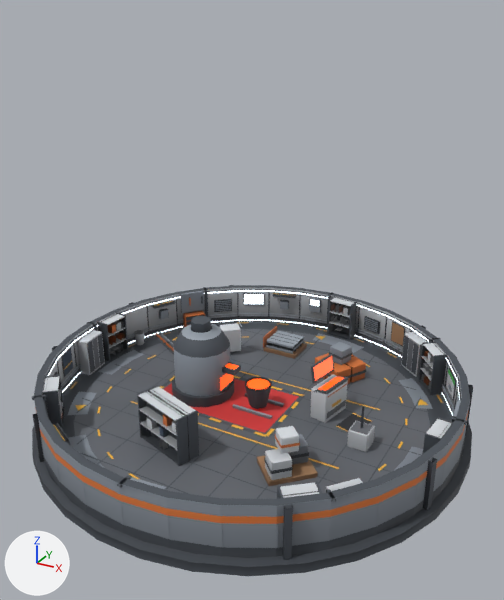
The glTF model assets/models/steel_mill_s_far.glb: old version first, new version second.
Both versions are drawn from a camera (50 mm lens) standing at (8.02, -14.57, 10.61) and looking at (0.26, -0.46, 3.56). Every picture has the same lights, and +X, +Y and +Z are marked at lower left. The first picture is the older version.

Names of what the first picture shows: 'Base', 'Interior'.
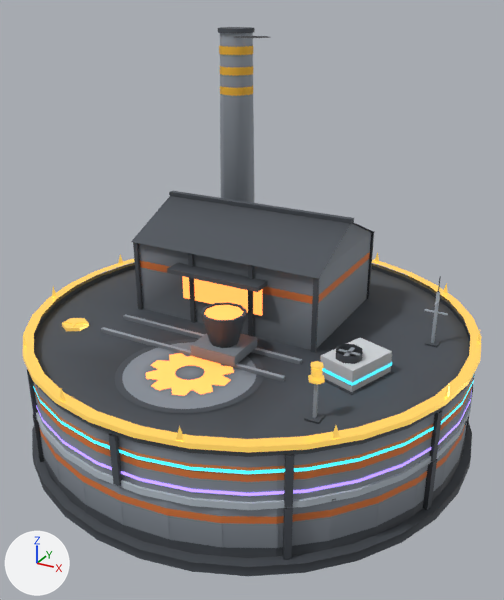
The change, as a diff of the scene's bpy script:
```diff
--- a/assets/models/steel_mill_s_far.glb.py
+++ b/assets/models/steel_mill_s_far.glb.py
@@ mat_neon_001 @@
+mat_neon_001 = bpy.data.materials.new('Neon.001')
+# nodes: BsdfPrincipled, Mix, OutputMaterial, VertexColor
+# colours: orange #ff8c43, orange #e07a3a, mixed with the vertex colours
@@ mat_l5gold_001 @@
+mat_l5gold_001 = bpy.data.materials.new('L5Gold.001')
+# nodes: BsdfPrincipled, Mix, OutputMaterial, VertexColor
+# colours: orange #cba650, orange #ffd166, mixed with the vertex colours
@@ mat_l4band_001 @@
+mat_l4band_001 = bpy.data.materials.new('L4Band.001')
+# nodes: BsdfPrincipled, Mix, OutputMaterial, VertexColor
+# colours: purple #aa8eff, purple #a78bfa, mixed with the vertex colours
@@ mat_l3band_001 @@
+mat_l3band_001 = bpy.data.materials.new('L3Band.001')
+# nodes: BsdfPrincipled, Mix, OutputMaterial, VertexColor
+# colours: cyan #3ee0ff, mixed with the vertex colours
@@ me_roof @@
+me_roof.from_pydata(...)  # 1648 vertices, 2150 faces; spans x -5.69..5.69, y -5.75..5.75, z 1.38..9.72
+# faces by material slot: [276, 1874]
+me_roof.materials.append(mat_neon_001)
+me_roof.materials.append(mat_palette_001)
@@ me_l5_001 @@
+me_l5_001.from_pydata(...)  # 237 vertices, 282 faces; spans x -5.75..5.75, y -5.75..5.75, z 2.54..3.88
+# faces by material slot: [264, 18]
+me_l5_001.materials.append(mat_l5gold_001)
+me_l5_001.materials.append(mat_palette_001)
@@ me_l4 @@
+me_l4.from_pydata(...)  # 64 vertices, 64 faces; spans x -5.67..5.67, y -5.67..5.67, z 1.66..1.74
+me_l4.materials.append(mat_l4band_001)
@@ me_l3_001 @@
+me_l3_001.from_pydata(...)  # 159 vertices, 164 faces; spans x -5.67..5.67, y -5.67..5.67, z 2.18..3.35
+# faces by material slot: [72, 92]
+me_l3_001.materials.append(mat_l3band_001)
+me_l3_001.materials.append(mat_palette_001)
@@ me_l2_001 @@
+me_l2_001.from_pydata(...)  # 136 vertices, 166 faces; spans x -5.7..5.7, y -5.7..5.7, z 1.34..4.42
+me_l2_001.materials.append(mat_palette_001)
@@ ob_roof @@
+ob_roof = bpy.data.objects.new('Roof', me_roof)
+ob_roof.location = (0.0, 0.0, 0.0)
@@ ob_l5 @@
+ob_l5 = bpy.data.objects.new('L5', me_l5_001)
+ob_l5.location = (0.0, 0.0, 0.0)
@@ ob_l4 @@
+ob_l4 = bpy.data.objects.new('L4', me_l4)
+ob_l4.location = (0.0, 0.0, 0.0)
@@ ob_l3 @@
+ob_l3 = bpy.data.objects.new('L3', me_l3_001)
+ob_l3.location = (0.0, 0.0, 0.0)
@@ ob_l2 @@
+ob_l2 = bpy.data.objects.new('L2', me_l2_001)
+ob_l2.location = (0.0, 0.0, 0.0)
```

Where the change shows, as pixel boxes [x1, y1, x2, y2] in the pictures (504 x 600 px):
'Roof', added
    after: [27, 27, 475, 507]
    faces in mat_palette_001: [27, 27, 475, 507]
    faces in mat_neon_001: [146, 276, 262, 396]
'L5', added
    after: [23, 252, 481, 453]
    faces in mat_l5gold_001: [23, 252, 481, 453]
    faces in mat_palette_001: [304, 384, 325, 424]
'L3', added
    after: [33, 338, 474, 474]
    faces in mat_palette_001: [320, 338, 394, 395]
    faces in mat_l3band_001: [33, 362, 474, 474]
'L2', added
    after: [36, 276, 472, 510]
'L4', added
    after: [36, 389, 472, 496]
'Base', unchanged, covered by the edit
    before: [32, 285, 473, 576]
    after: [32, 387, 473, 576]
'Interior', unchanged, covered by the edit
    before: [68, 316, 443, 486]
